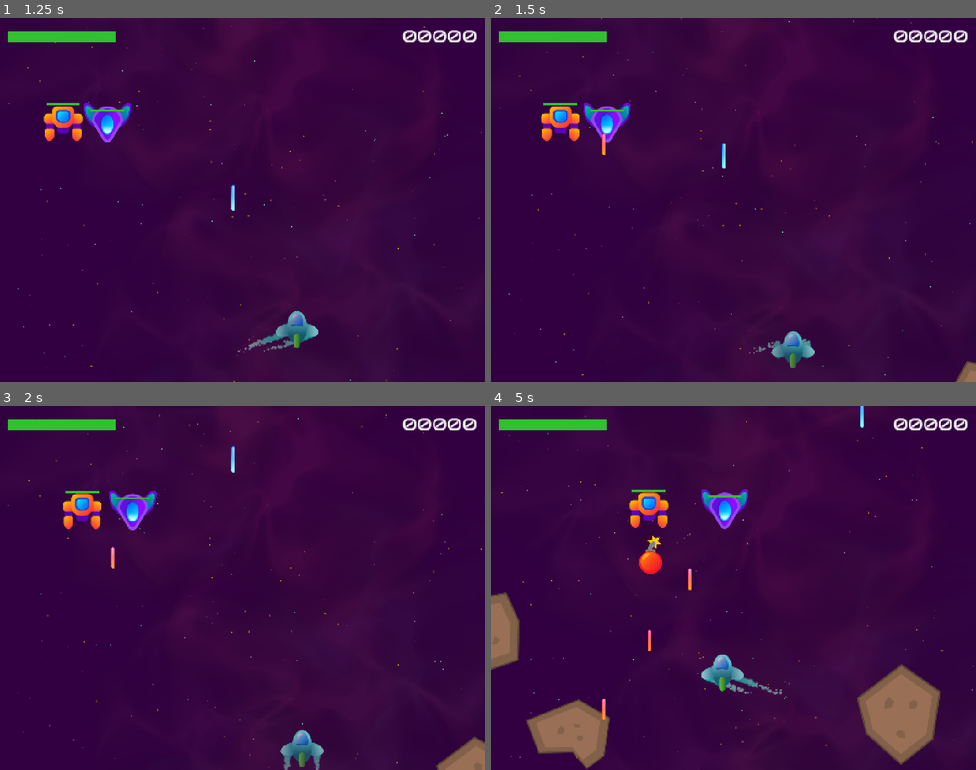
Above: before the commit, frames 1-4 (two rows, left to right).
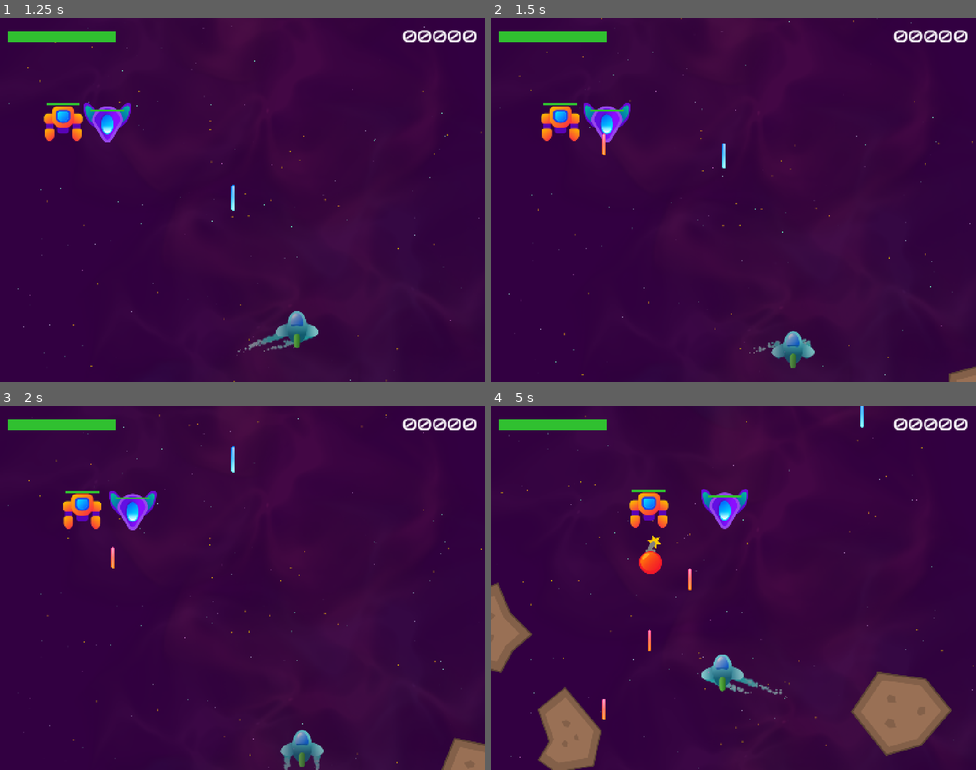
Above: after the commit, the same moments.

Repository: LHO-Developments/Godot-Projects
Game: Godot game, scene res://Scenes/Level/level.tscn
Two runs of this game, one before a commit and one after it. Both use one fixed random seed, a clock stepped at 60 frames per second and the inputs below. Sound files missing from this copy of the repository are replaced by a short silence.
Inputs:
- Up to frame 1 (1.25 s): hold D (right) from 0.53 s (still down); tap Space (shoot) at 0.6 s
- Up to frame 2 (1.5 s): release D (right) at 1.28 s; hold S (down) from 1.28 s (still down); tap T (test) at 1.35 s
- Up to frame 3 (2 s): keep holding S (down)
- Up to frame 4 (5 s): release S (down) at 2.03 s; hold D (right) 2.03-2.78 s; tap Space (shoot) at 2.1, 3.6 s; hold W (up) 2.78-3.53 s; tap T (test) at 2.85, 4.35 s; hold A (left) from 3.53 s (still down)

Frame 1 is identical in both runs. In frame 2, 0.1% of the frame differs, in the area x 94-100%, y 94-100%; in frame 3, 0.2%; in frame 4, 2.6%, in the area x 0-95%, y 48-100%.

Commit message:
add asteroid explosion

Diff:
--- a/Space Ace/space-ace/Component/Hitbox/Hitbox.gd
+++ b/Space Ace/space-ace/Component/Hitbox/Hitbox.gd
@@ -15,7 +15,7 @@
 
 var _collisions_left: int = 0
 
-@export var invincible_time: float = 0.1
+@export var invincible_time: float = 0.0
 
 var _invincible: bool = false
 
@@ -39,10 +39,11 @@
 
 
 func reset() -> void:
-	print(get_parent().name, " hitbox reset")
 	_collisions_left = max_collisions
-	_invincible = true
-	invincibility_timer.start(invincible_time)
+	_invincible = false
+	if not is_zero_approx(invincible_time):
+		invincibility_timer.start(invincible_time)
+		_invincible = true
 
 
 func _on_area_entered(area: Area2D) -> void:
@@ -50,7 +51,6 @@
 	if area is HitBox: hit.emit(area.damage_dealt);
 	_collisions_left -= 1
 	if _collisions_left <= 0:
-		print(get_parent().name, " hitbox died")
 		died.emit(area)
 
 
--- /dev/null
+++ b/Space Ace/space-ace/Scenes/AsteroidPiece/AsteroidExplosion.gd
@@ -0,0 +1,36 @@
+class_name AsteroidExplosion
+
+
+extends Poolable
+
+
+@onready var timer: Timer = $Timer
+@onready var sound: AudioStreamPlayer = $Sound
+@onready var pieces: Node2D = $Pieces
+
+
+var _pieces_list: Array[AsteroidPiece] = []
+
+# Called when the node enters the scene tree for the first time.
+func _ready() -> void:
+	for item in pieces.get_children():
+		if item is AsteroidPiece:
+			_pieces_list.append(item)
+			item.reset()
+
+
+func deactivate() -> void:
+	for p in _pieces_list:
+		p.reset()
+	super()
+
+
+func activate() -> void:
+	super()
+	timer.start()
+	sound.play()
+
+
+
+func _on_timer_timeout() -> void:
+	deactivate()
--- /dev/null
+++ b/Space Ace/space-ace/Scenes/AsteroidPiece/AsteroidExplosion.tscn
@@ -0,0 +1,64 @@
+[gd_scene format=3 uid="uid://cdho2km3viyn6"]
+
+[ext_resource type="Script" uid="uid://c14abd41et4s" path="res://Scenes/AsteroidPiece/AsteroidExplosion.gd" id="1_ieuwh"]
+[ext_resource type="PackedScene" uid="uid://cvhbi4y6ljci3" path="res://Scenes/AsteroidPiece/AsteroidPiece.tscn" id="3_aa838"]
+[ext_resource type="AudioStream" uid="uid://dfapaliwictv2" path="res://Asset/Sounds/AsteroidExplosion.wav" id="4_aa838"]
+
+[node name="AsteroidExplosion" type="Node2D" unique_id=1929852623]
+script = ExtResource("1_ieuwh")
+
+[node name="Pieces" type="Node2D" parent="." unique_id=673959560]
+
+[node name="AsteroidPiece" parent="Pieces" unique_id=623127424 instance=ExtResource("3_aa838")]
+position = Vector2(-33, -25)
+
+[node name="AsteroidPiece2" parent="Pieces" unique_id=359823657 instance=ExtResource("3_aa838")]
+position = Vector2(5, -26)
+
+[node name="AsteroidPiece3" parent="Pieces" unique_id=2139007639 instance=ExtResource("3_aa838")]
+position = Vector2(27, -9)
+
+[node name="AsteroidPiece4" parent="Pieces" unique_id=490358187 instance=ExtResource("3_aa838")]
+position = Vector2(10, 15)
+
+[node name="AsteroidPiece5" parent="Pieces" unique_id=1404529041 instance=ExtResource("3_aa838")]
+position = Vector2(-9, 21)
+
+[node name="AsteroidPiece6" parent="Pieces" unique_id=517305262 instance=ExtResource("3_aa838")]
+position = Vector2(-32, 18)
+
+[node name="AsteroidPiece7" parent="Pieces" unique_id=285566497 instance=ExtResource("3_aa838")]
+position = Vector2(-48, -3)
+
+[node name="AsteroidPiece8" parent="Pieces" unique_id=1711074764 instance=ExtResource("3_aa838")]
+position = Vector2(-10, -50)
+
+[node name="AsteroidPiece9" parent="Pieces" unique_id=1964654517 instance=ExtResource("3_aa838")]
+position = Vector2(29, -46)
+
+[node name="AsteroidPiece10" parent="Pieces" unique_id=1963582794 instance=ExtResource("3_aa838")]
+position = Vector2(46, -14)
+
+[node name="AsteroidPiece11" parent="Pieces" unique_id=706260433 instance=ExtResource("3_aa838")]
+position = Vector2(39, 21)
+
+[node name="AsteroidPiece12" parent="Pieces" unique_id=37119299 instance=ExtResource("3_aa838")]
+position = Vector2(11, 40)
+
+[node name="AsteroidPiece13" parent="Pieces" unique_id=1588401031 instance=ExtResource("3_aa838")]
+position = Vector2(-27, 43)
+
+[node name="AsteroidPiece14" parent="Pieces" unique_id=1561352051 instance=ExtResource("3_aa838")]
+position = Vector2(-61, 28)
+
+[node name="AsteroidPiece15" parent="Pieces" unique_id=1899910153 instance=ExtResource("3_aa838")]
+position = Vector2(-64, -34)
+
+[node name="Sound" type="AudioStreamPlayer" parent="." unique_id=682368350]
+stream = ExtResource("4_aa838")
+
+[node name="Timer" type="Timer" parent="." unique_id=195985441]
+wait_time = 3.0
+one_shot = true
+
+[connection signal="timeout" from="Timer" to="." method="_on_timer_timeout"]
--- /dev/null
+++ b/Space Ace/space-ace/Scenes/AsteroidPiece/AsteroidPiece.gd
@@ -0,0 +1,36 @@
+class_name AsteroidPiece
+
+
+extends Node2D
+
+
+@export var speed: float = 150.0
+@export var rotation_speed_degrees: float = 360.0
+@export var textures: Array[Texture2D] = []
+
+
+@onready var sprite_2d: Sprite2D = $Sprite2D
+
+
+var _velocity: Vector2 = Vector2.RIGHT
+var _rotation_speed_degrees: float = 0.0
+var _start_position: Vector2
+
+
+# Called when the node enters the scene tree for the first time.
+func _ready() -> void:
+	_start_position = position
+
+
+# Called every frame. 'delta' is the elapsed time since the previous frame.
+func _process(delta: float) -> void:
+	position += _velocity * delta
+	rotation_degrees += _rotation_speed_degrees * delta
+
+
+func reset() -> void:
+	position = _start_position
+	_rotation_speed_degrees = rotation_speed_degrees * randf_range(0.6,1.2)
+	_rotation_speed_degrees *= sign(randf_range(-1,1))
+	_velocity = position.normalized() * speed * randf_range(0.6,1.2)
+	sprite_2d.texture = textures.pick_random()
--- /dev/null
+++ b/Space Ace/space-ace/Scenes/AsteroidPiece/AsteroidPiece.tscn
@@ -0,0 +1,17 @@
+[gd_scene format=3 uid="uid://cvhbi4y6ljci3"]
+
+[ext_resource type="Script" uid="uid://cpqtm7rhbwm5" path="res://Scenes/AsteroidPiece/AsteroidPiece.gd" id="1_w3o6v"]
+[ext_resource type="Texture2D" uid="uid://deb3kqlg1q6xj" path="res://Asset/Images/AsteroidPiece2.png" id="2_8bsi8"]
+[ext_resource type="Texture2D" uid="uid://bsk4cmyy3lfcp" path="res://Asset/Images/AsteroidPiece5.png" id="2_68u1o"]
+[ext_resource type="Texture2D" uid="uid://cq2wx6exc1pf0" path="res://Asset/Images/AsteroidPiece3.png" id="3_mtygo"]
+[ext_resource type="Texture2D" uid="uid://ct6y8gndoxbhp" path="res://Asset/Images/AsteroidPiece4.png" id="4_kg2j2"]
+
+[node name="AsteroidPiece" type="Node2D" unique_id=623127424]
+script = ExtResource("1_w3o6v")
+speed = 800.0
+rotation_speed_degrees = 720.0
+textures = Array[Texture2D]([ExtResource("2_8bsi8"), ExtResource("3_mtygo"), ExtResource("4_kg2j2"), ExtResource("2_68u1o")])
+
+[node name="Sprite2D" type="Sprite2D" parent="." unique_id=1846865112]
+scale = Vector2(0.4, 0.4)
+texture = ExtResource("2_68u1o")
--- a/Space Ace/space-ace/Scenes/Projectile/Asteroid.tscn
+++ b/Space Ace/space-ace/Scenes/Projectile/Asteroid.tscn
@@ -6,6 +6,7 @@
 [ext_resource type="Texture2D" uid="uid://cfe4tn7qo205q" path="res://Asset/Images/Asteroid2.png" id="4_5as6r"]
 [ext_resource type="Texture2D" uid="uid://dadgnumww2h21" path="res://Asset/Images/Asteroid3.png" id="5_ni1ul"]
 [ext_resource type="PackedScene" uid="uid://c6g6sm2qiwr3s" path="res://Component/Movement/AsteroidMovement.tscn" id="6_5as6r"]
+[ext_resource type="PackedScene" uid="uid://cdho2km3viyn6" path="res://Scenes/AsteroidPiece/AsteroidExplosion.tscn" id="6_ni1ul"]
 
 [sub_resource type="CircleShape2D" id="CircleShape2D_cfshw"]
 radius = 100.0
@@ -13,6 +14,9 @@
 [node name="Asteroid" unique_id=1709716112 instance=ExtResource("1_cmsna")]
 script = ExtResource("2_agv3a")
 textures = Array[Texture2D]([ExtResource("3_cfshw"), ExtResource("4_5as6r"), ExtResource("5_ni1ul")])
+explosion_scene = ExtResource("6_ni1ul")
+explosion_margin = 0.0
+points = 25
 
 [node name="Sprite2D" parent="." index="0" unique_id=989220919]
 texture = ExtResource("5_ni1ul")
@@ -23,7 +27,8 @@
 [node name="Hitbox" parent="." index="3" unique_id=1733803325]
 collision_mask = 8
 max_collisions = 5
-invincible_time = 0.1
+invincible_time = 0.0
 collision_shape = SubResource("CircleShape2D_cfshw")
 
 [node name="AsteroidMovement" parent="." index="4" unique_id=1101533055 instance=ExtResource("6_5as6r")]
+rotation_speed_degrees = 300.0
Not shown, added: Space Ace/space-ace/Scenes/AsteroidPiece/AsteroidExplosion.gd.uid
Not shown, added: Space Ace/space-ace/Scenes/AsteroidPiece/AsteroidPiece.gd.uid
